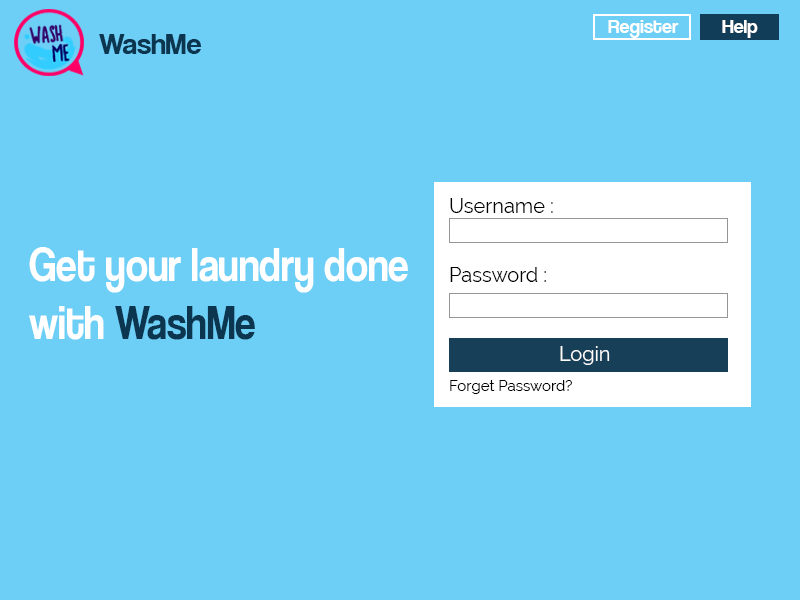
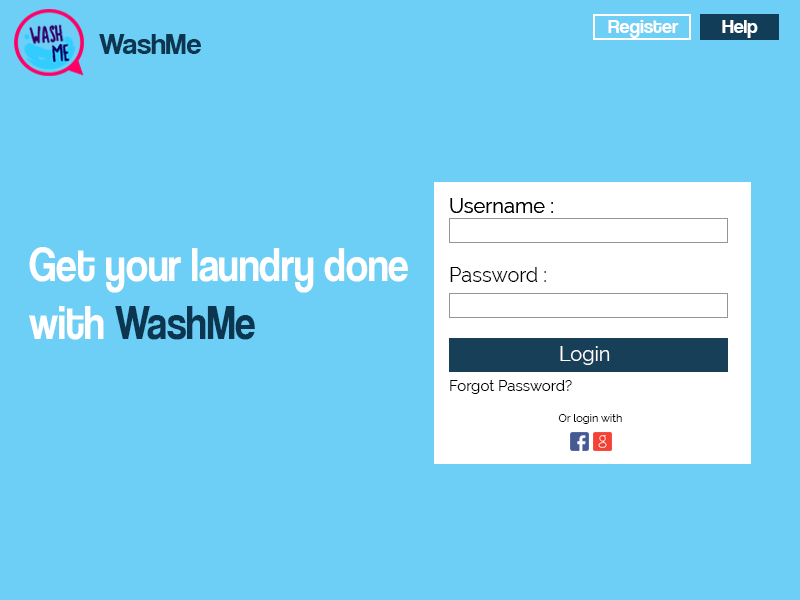
Comparing the layer stacks of the two 800 × 600 images. Changes:
added layer "Layer 4" above "Layer 3" over [593, 432, 612, 451]
added layer "Layer 3" above "Or login with" over [570, 432, 589, 451]
added layer "Or login with" above "Login" over [558, 414, 622, 424]
painted on "Login" over [562, 350, 609, 360]
renamed "Forget Password?" to "Forgot Password?", painted on it over [460, 380, 572, 394]
painted on "Password :" over [458, 267, 545, 282]
added layer "Username : copy" above "Username :" over [450, 198, 553, 213]
painted on "Username :" over [475, 202, 553, 213]
painted on "Rectangle 4" over [434, 407, 751, 464]
